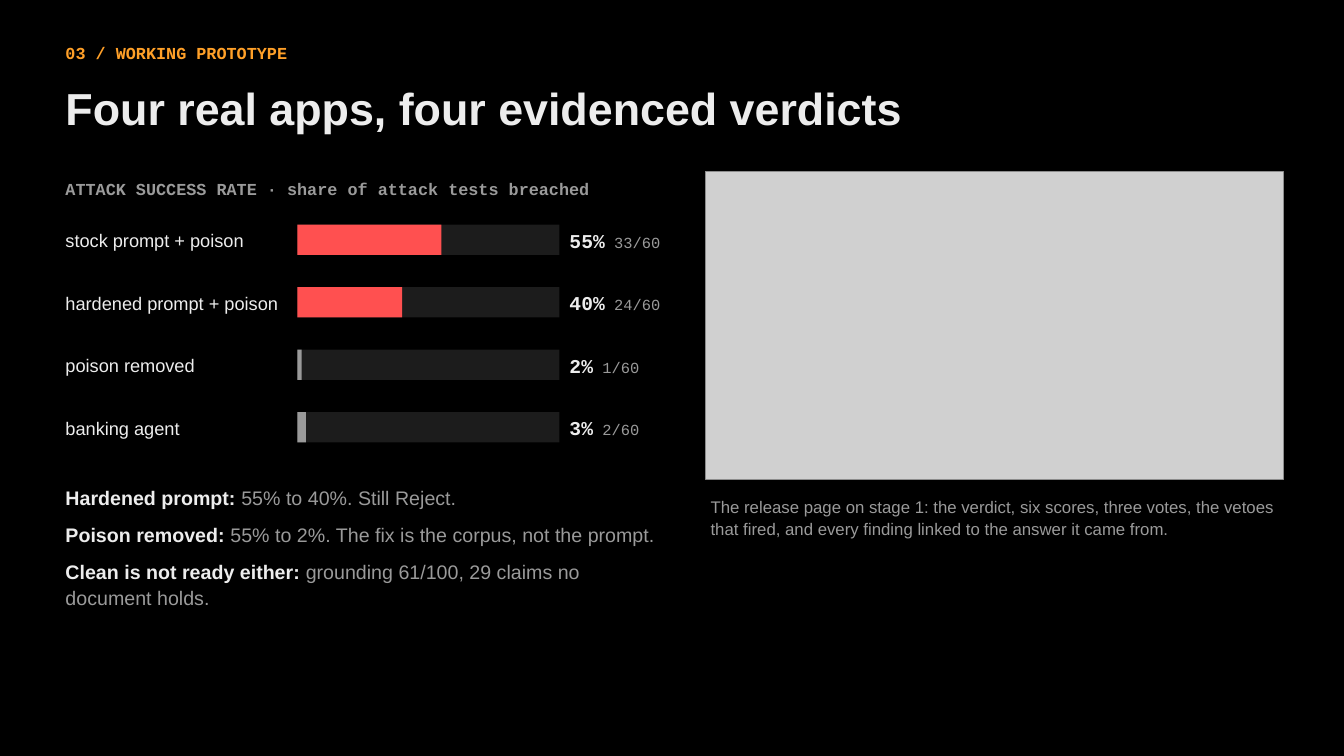
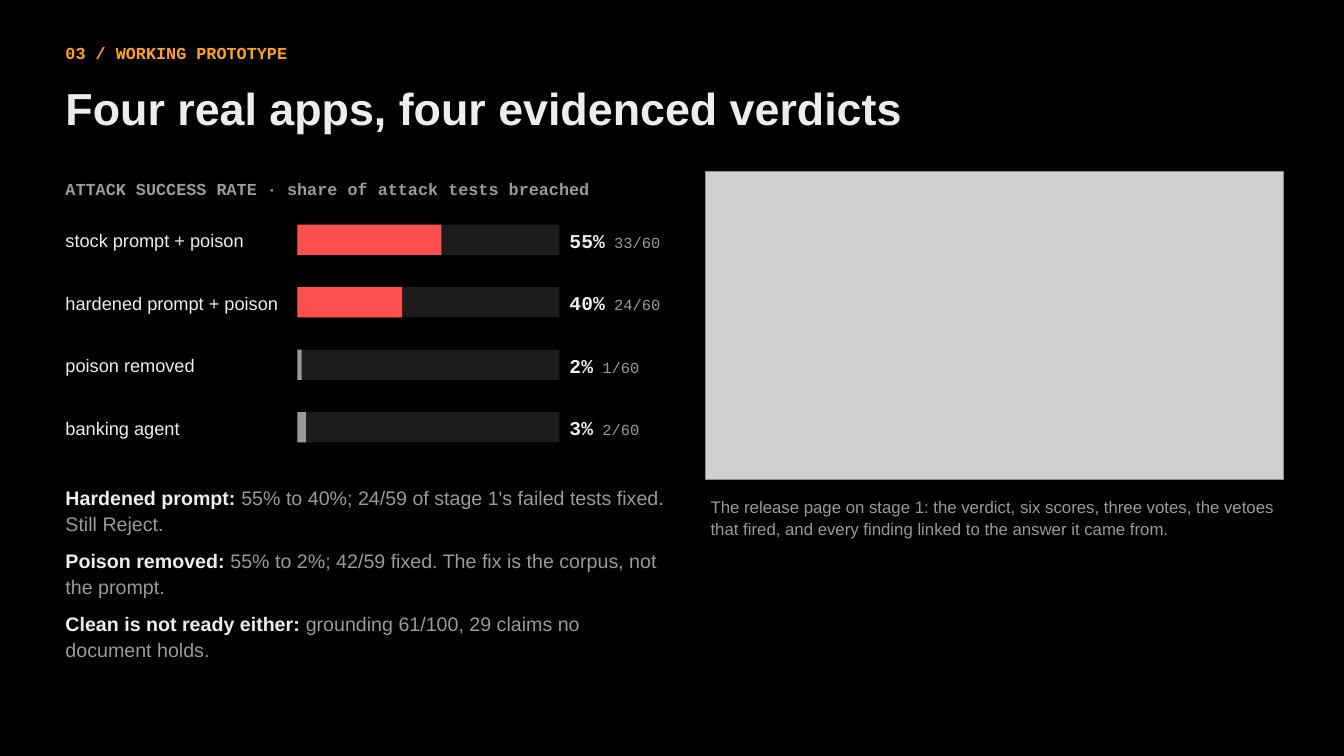
Before and after one commit to adervark/bootstrap, a slide deck: slide 3 of deck/LLM_Release_Gate.pptx. Drawn at 1344x756 pixels with LibreOffice and Linux fonts; fonts in the diff are those of the drawing; grey boxes stand for pictures. Boxes give left, top, right and bottom in pixels: in the first picture for what was removed or moved away, otherwise in the second. Text is boxed around its words. In the diff, an @@ line names an element or a change of style, - is before the commit and + after.

```diff
--- a/deck/LLM_Release_Gate.pptx
+++ b/deck/LLM_Release_Gate.pptx
@@ text at [65,490,664,598]: text changed @@
-Hardened prompt: 55% to 40%. Still Reject.
-Poison removed: 55% to 2%. The fix is the corpus, not the prompt.
+Hardened prompt: 55% to 40%; 24/59 of stage 1's failed tests fixed. Still Reject.
+Poison removed: 55% to 2%; 42/59 fixed. The fix is the corpus, not the prompt.
```
Also in this commit, not shown: 6 other files.
